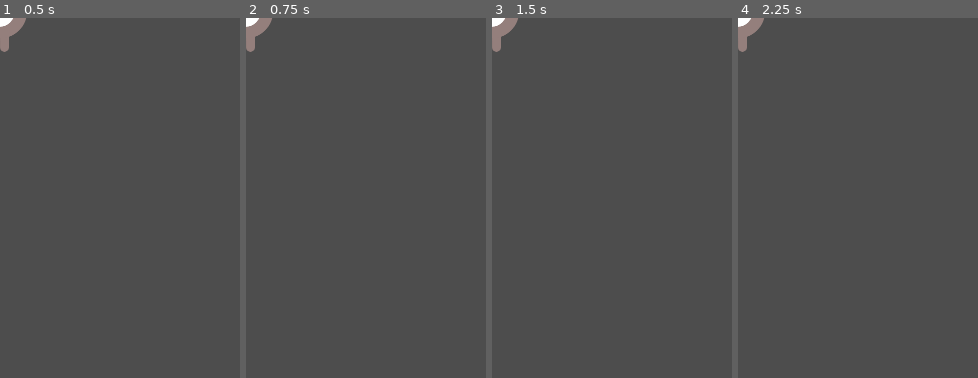
Above: before the commit, frames 1-4 (left to right).
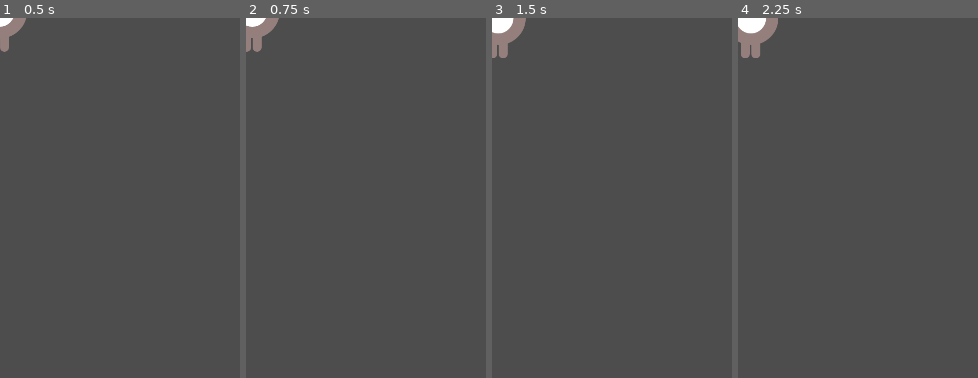
Above: after the commit, the same moments.

Repository: KlausKurth/Learning_Godot
Game: Godot game, scene res://scenes/player.tscn
Two runs of this game, one before a commit and one after it. Both use one fixed random seed, a clock stepped at 60 frames per second and the inputs below. The project has no main scene, so this scene is started directly.
Inputs:
- Up to frame 1 (0.5 s): no input
- Up to frame 2 (0.75 s): tap Enter at 0.5 s; hold Right (move_right, bound only after the commit) from 0.53 s (still down)
- Up to frame 3 (1.5 s): tap Space at 1.25 s; release Right (move_right, bound only after the commit) at 1.28 s; hold Down (move_down, bound only after the commit) from 1.28 s (still down)
- Up to frame 4 (2.25 s): tap Enter at 2 s; release Down (move_down, bound only after the commit) at 2.03 s; hold Right (move_right, bound only after the commit) from 2.03 s (still down)
The pictures show only the part of the screen within x 0-50%, y 0-50%; the shares and areas given below are measured in that part.

Frame 1 is identical in both runs. In frame 2, 0.4% of the frame differs, in the area x 0-14%, y 0-10%; in frame 3, 0.8%; in frame 4, 1.1%, in the area x 0-17%, y 0-12%.

Commit message:
Feat adicionado script move player

Diff:
--- a/first-game/project.godot
+++ b/first-game/project.godot
@@ -20,6 +20,29 @@
 window/size/viewport_height=720
 window/stretch/mode="canvas_items"
 
+[input]
+
+move_right={
+"deadzone": 0.2,
+"events": [Object(InputEventKey,"resource_local_to_scene":false,"resource_name":"","device":0,"window_id":0,"alt_pressed":false,"shift_pressed":false,"ctrl_pressed":false,"meta_pressed":false,"pressed":false,"keycode":0,"physical_keycode":4194321,"key_label":0,"unicode":0,"location":0,"echo":false,"script":null)
+]
+}
+move_left={
+"deadzone": 0.2,
+"events": [Object(InputEventKey,"resource_local_to_scene":false,"resource_name":"","device":0,"window_id":0,"alt_pressed":false,"shift_pressed":false,"ctrl_pressed":false,"meta_pressed":false,"pressed":false,"keycode":0,"physical_keycode":4194319,"key_label":0,"unicode":0,"location":0,"echo":false,"script":null)
+]
+}
+move_up={
+"deadzone": 0.2,
+"events": [Object(InputEventKey,"resource_local_to_scene":false,"resource_name":"","device":0,"window_id":0,"alt_pressed":false,"shift_pressed":false,"ctrl_pressed":false,"meta_pressed":false,"pressed":false,"keycode":0,"physical_keycode":4194320,"key_label":0,"unicode":0,"location":0,"echo":false,"script":null)
+]
+}
+move_down={
+"deadzone": 0.2,
+"events": [Object(InputEventKey,"resource_local_to_scene":false,"resource_name":"","device":0,"window_id":0,"alt_pressed":false,"shift_pressed":false,"ctrl_pressed":false,"meta_pressed":false,"pressed":false,"keycode":0,"physical_keycode":4194322,"key_label":0,"unicode":0,"location":0,"echo":false,"script":null)
+]
+}
+
 [rendering]
 
 renderer/rendering_method="gl_compatibility"
--- a/first-game/scenes/player.tscn
+++ b/first-game/scenes/player.tscn
@@ -1,6 +1,7 @@
-[gd_scene load_steps=7 format=3 uid="uid://bcm0twb7dcp1m"]
+[gd_scene load_steps=8 format=3 uid="uid://bcm0twb7dcp1m"]
 
 [ext_resource type="Texture2D" uid="uid://bsq1nqysb51jj" path="res://art/playerGrey_up1.png" id="1_dqkch"]
+[ext_resource type="Script" uid="uid://ck5smsqeadtqi" path="res://scripts/Player/player.gd" id="1_qlg0r"]
 [ext_resource type="Texture2D" uid="uid://dgwknbjseh2p" path="res://art/playerGrey_up2.png" id="2_qlg0r"]
 [ext_resource type="Texture2D" uid="uid://cm5eobmscng27" path="res://art/playerGrey_walk1.png" id="3_tuyoq"]
 [ext_resource type="Texture2D" uid="uid://cs4243vg2evu0" path="res://art/playerGrey_walk2.png" id="4_fjrip"]
@@ -35,6 +36,7 @@
 height = 68.0
 
 [node name="Player" type="Area2D"]
+script = ExtResource("1_qlg0r")
 
 [node name="AnimatedSprite2D" type="AnimatedSprite2D" parent="."]
 scale = Vector2(0.5, 0.5)
--- /dev/null
+++ b/first-game/scripts/Player/player.gd
@@ -0,0 +1,31 @@
+extends Area2D
+
+# @export permiti ajustar a váriavel pelo inspector
+@export var speed = 400 # Quão rápido o player se move em pixels/sec
+var screen_size # Tamanho da tela do jogo
+
+func _ready():
+	screen_size = get_viewport_rect().size
+
+func _process(delta):
+	var velocity = Vector2.ZERO # movimentação do player
+	if Input.is_action_just_pressed("move_right"):
+		velocity.x += 1
+	if Input.is_action_just_pressed("move_left"):
+		velocity.x -= 1
+	if Input.is_action_just_pressed("move_down"):
+		velocity.y += 1
+	if Input.is_action_just_pressed("move_up"):
+		velocity.y -= 1
+
+	if velocity.length() > 0:
+		velocity = velocity.normalized() * speed
+		$AnimatedSprite2D.play()
+	else:
+		$AnimatedSprite2D.stop()
+
+	# Agora que temos uma direção de movimento, podemos atualizar a posição do jogador.
+	# Podemos também usar clamp() para impedir que ele saia da tela.
+	# Clamp (limitar) um valor significa restringi-lo a um determinado intervalo.
+	position += velocity * delta
+	position = position.clamp(Vector2.ZERO, screen_size)
Not shown, added: first-game/scripts/Player/player.gd.uid
